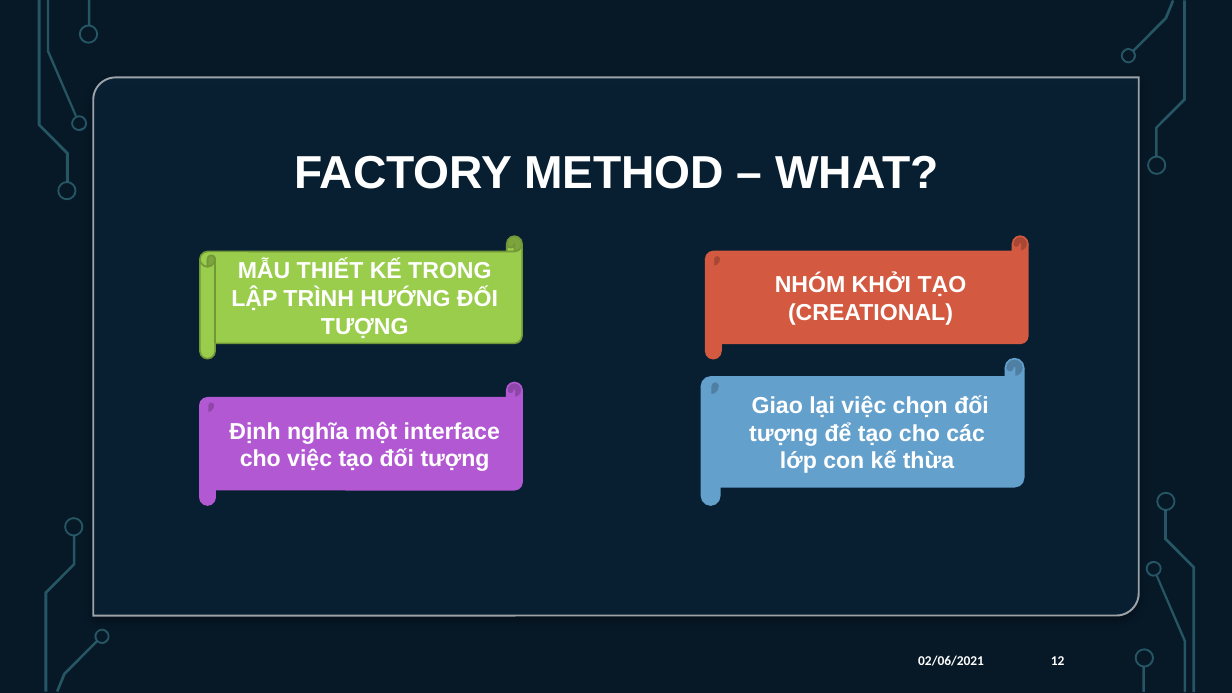
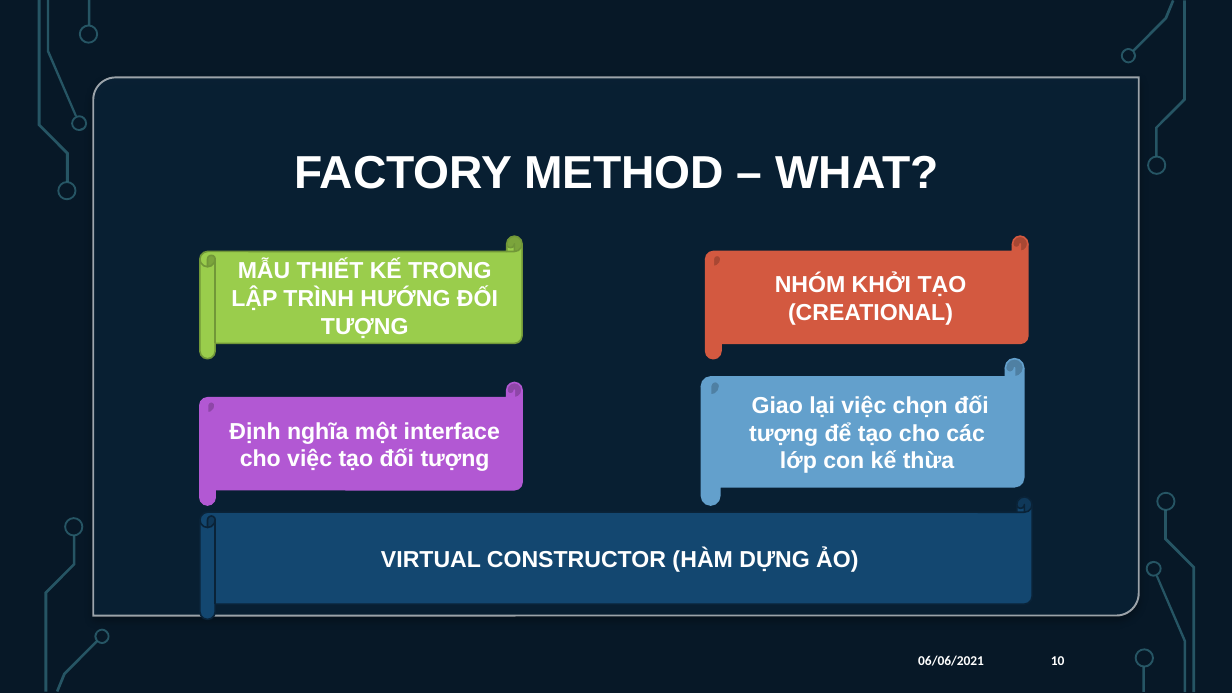
Before and after one commit to KhanhThinh/projects, a slide deck: slide 10 of docs/OOPForLife.pptx (slide 12 before the commit). Drawn at 1232x693 pixels with LibreOffice and Linux fonts; fonts in the diff are those of the drawing; background and template pictures are left out. Boxes give left, top, right and bottom in pixels: in the first picture for what was removed or moved away, otherwise in the second. Text is boxed around its words. In the diff, an @@ line names an element or a change of style, - is before the commit and + after.

```diff
--- a/docs/OOPForLife.pptx
+++ b/docs/OOPForLife.pptx
@@ horizontal scroll added at (x1=200, y1=497, x2=1032, y2=620), fill #134770, outline #092338 1.25 pt, 18 pt, text #FFFFFF, bold @@
+VIRTUAL CONSTRUCTOR (HÀM DỰNG ẢO)
@@ text at (x1=918, y1=655, x2=984, y2=666): text changed @@
-02/06/2021
+06/06/2021
@@ page number at (x1=1051, y1=656, x2=1065, y2=665): text changed @@
-12
+10
```
Also in this commit, not shown: 16 other slides changed, 13 slides added, 2 slides removed, 1 other file.
